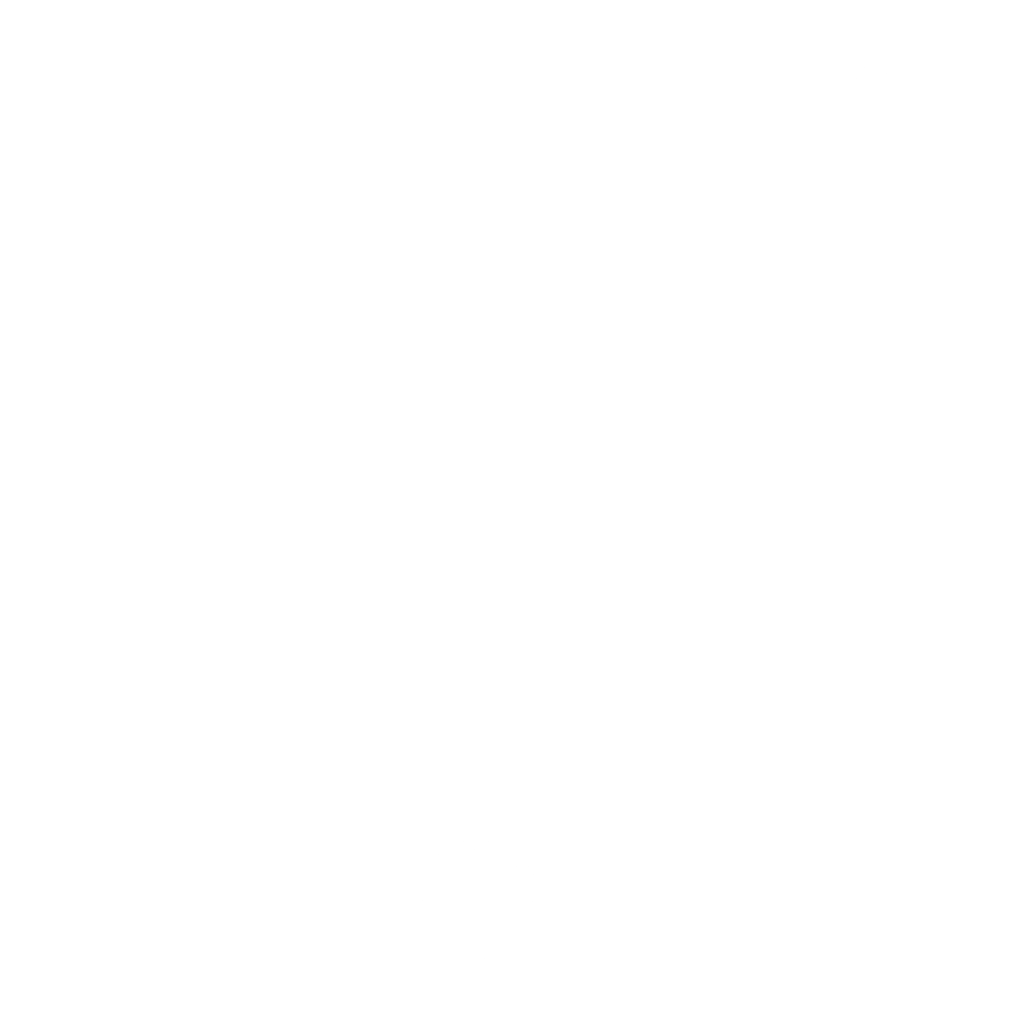
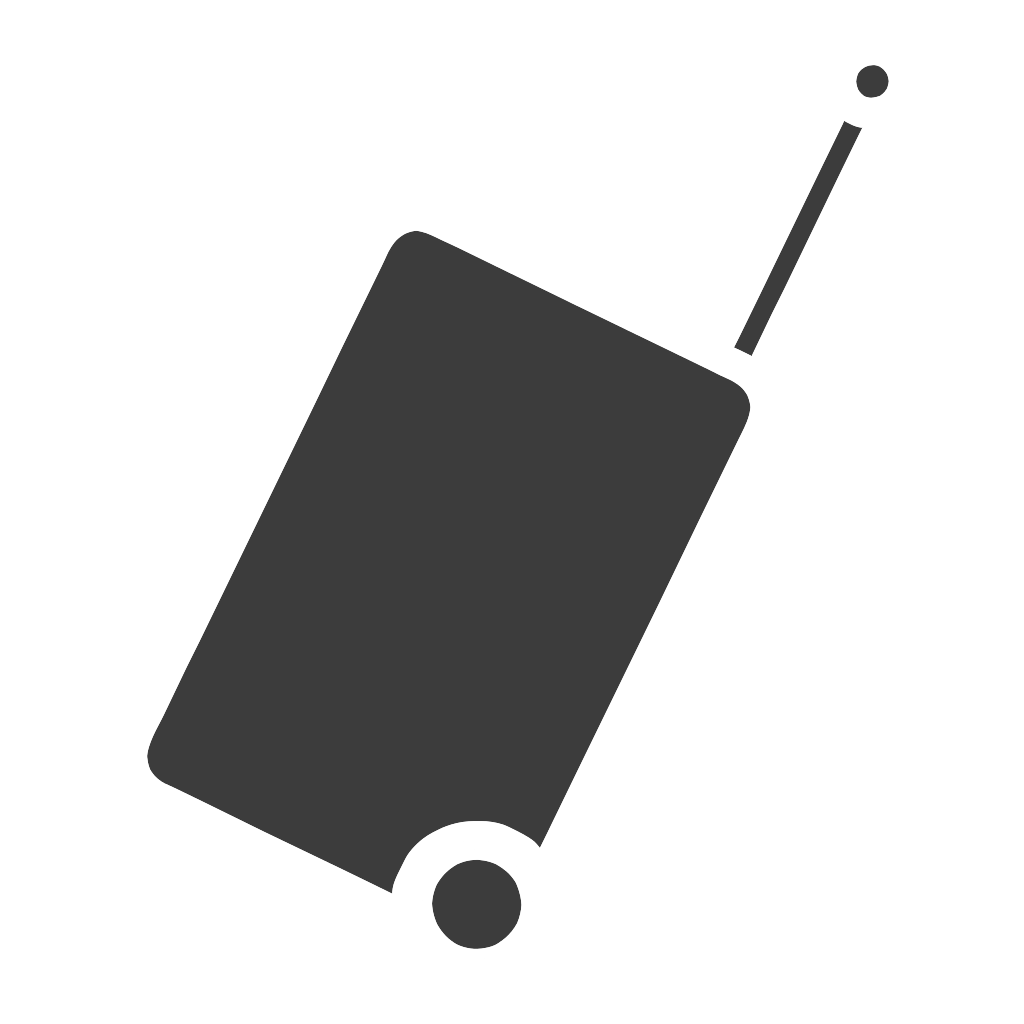
Revision of a layered 1024x1024 image; what changed, layer by layer:
added layer "detail" above "carry on" over 147, 65, 889, 949
painted on "carry on" over 402, 65, 889, 949
